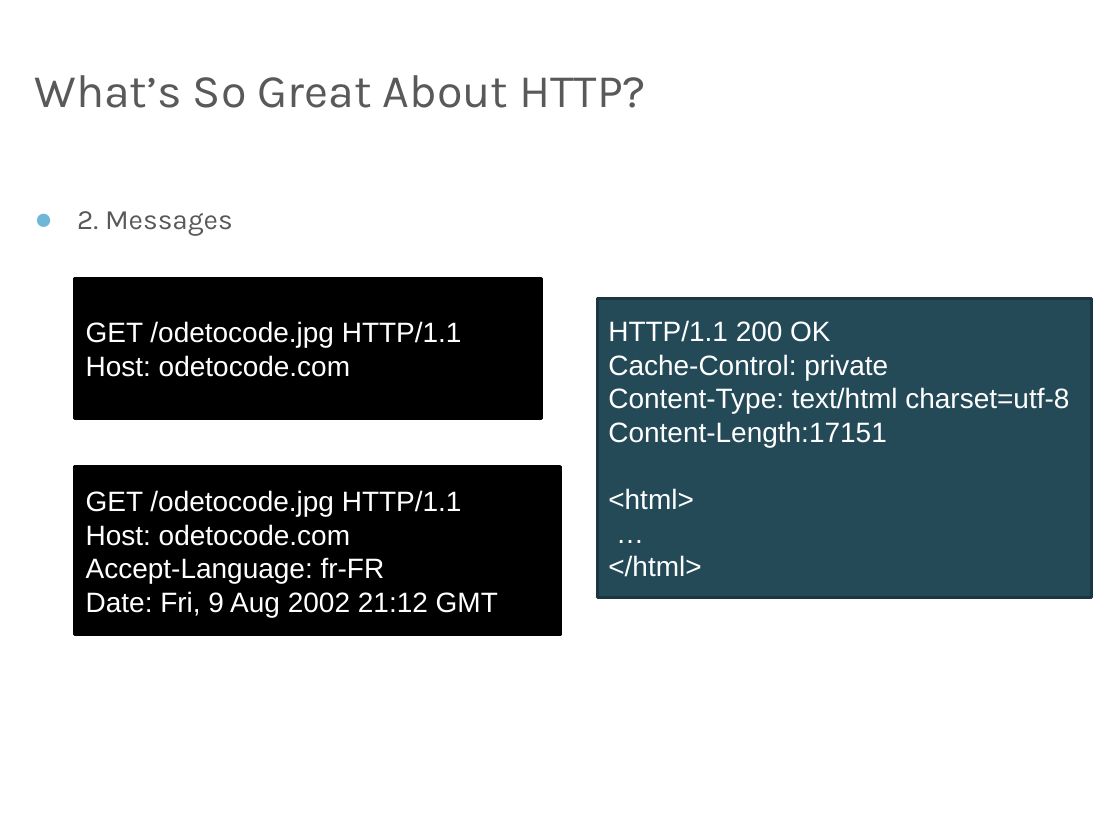
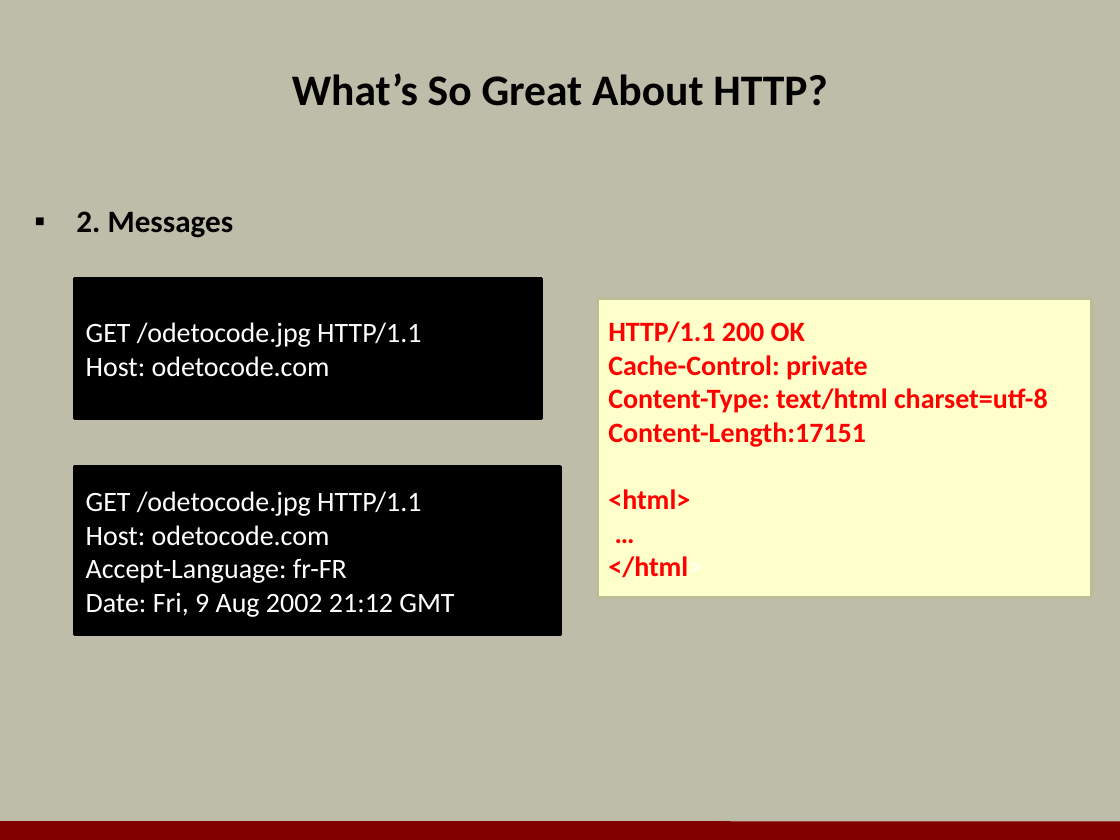
Before and after one commit to OdeToCode/classes, a slide deck: slide 8 of mvc/slides/w1_WebAPI_HTTP.pptx. Drawn at 1120x840 pixels with LibreOffice and Linux fonts; fonts in the diff are those of the drawing; background and template pictures are left out. Boxes give left, top, right and bottom in pixels: in the first picture for what was removed or moved away, otherwise in the second. Text is boxed around its words. In the diff, an @@ line names an element or a change of style, - is before the commit and + after.

```diff
--- a/mvc/slides/w1_WebAPI_HTTP.pptx
+++ b/mvc/slides/w1_WebAPI_HTTP.pptx
@@ background picture (left out) to #BDBDA9 @@
@@ title "What’s So Great About HTTP?" at (x1=292, y1=73, x2=827, y2=106): size 30 to 28 pt, font Karla to Calibri, text colour #595959 to #000000, bold on; alignment left to centre; indent changed @@
@@ text "2. Messages" at (x1=76, y1=211, x2=234, y2=238): size 18 to 20 pt, font Karla to Calibri, text colour #595959 to #000000, bold on; bullet ● to ▪; less space between paragraphs @@
@@ rectangle "GET /odetocode.jpg HTTP/1.1" at (x1=75, y1=278, x2=542, y2=418): font Arial to Calibri @@
@@ rectangle "HTTP/1.1 200 OK" at (x1=597, y1=299, x2=1092, y2=598): font Arial to Calibri, text colour #FFFFFF to #FF0000, bold on; fill #244A58 to #FFFFCC; outline #1B3741 2 pt to #BDBD97 2 pt @@
@@ rectangle "GET /odetocode.jpg HTTP/1.1" at (x1=75, y1=467, x2=560, y2=635): font Arial to Calibri @@
@@ line added from (0, 830) to (1120, 831), #800000 12 pt @@
```
Also in this commit, not shown: 16 other slides changed, 5 other files.
